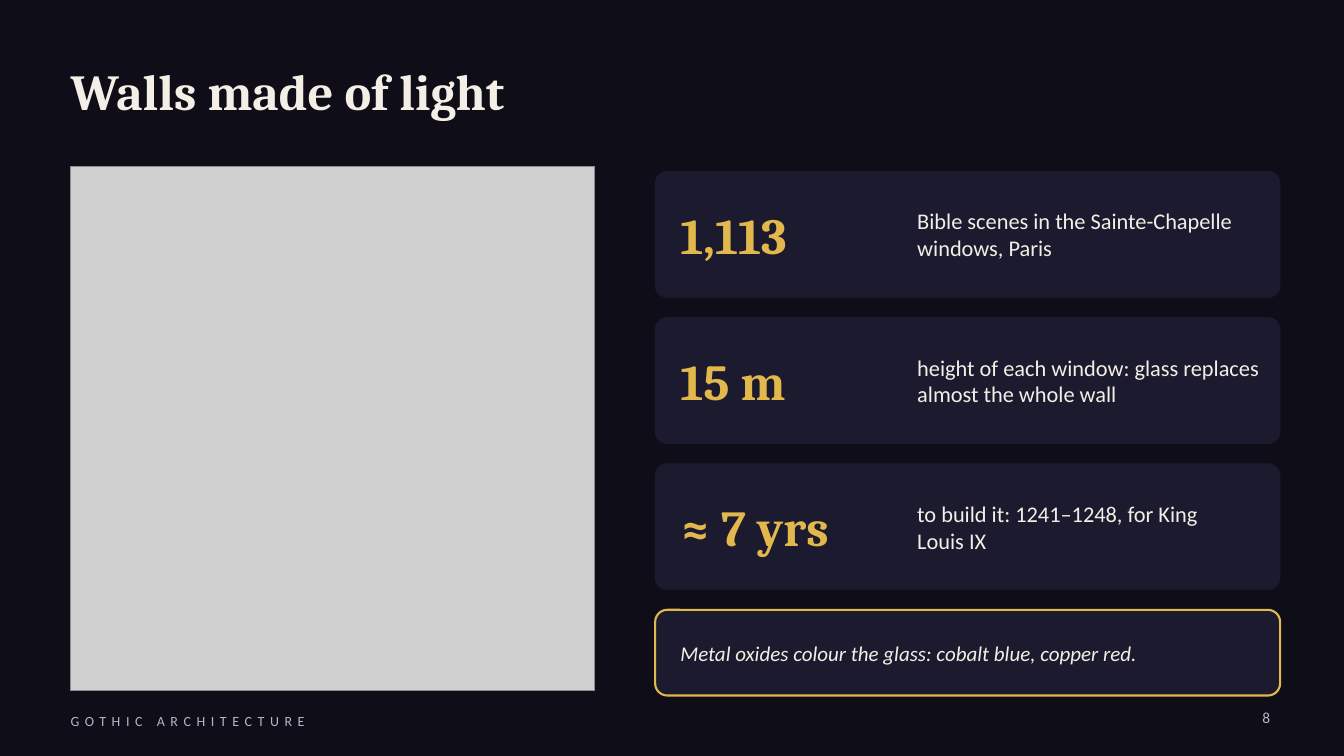
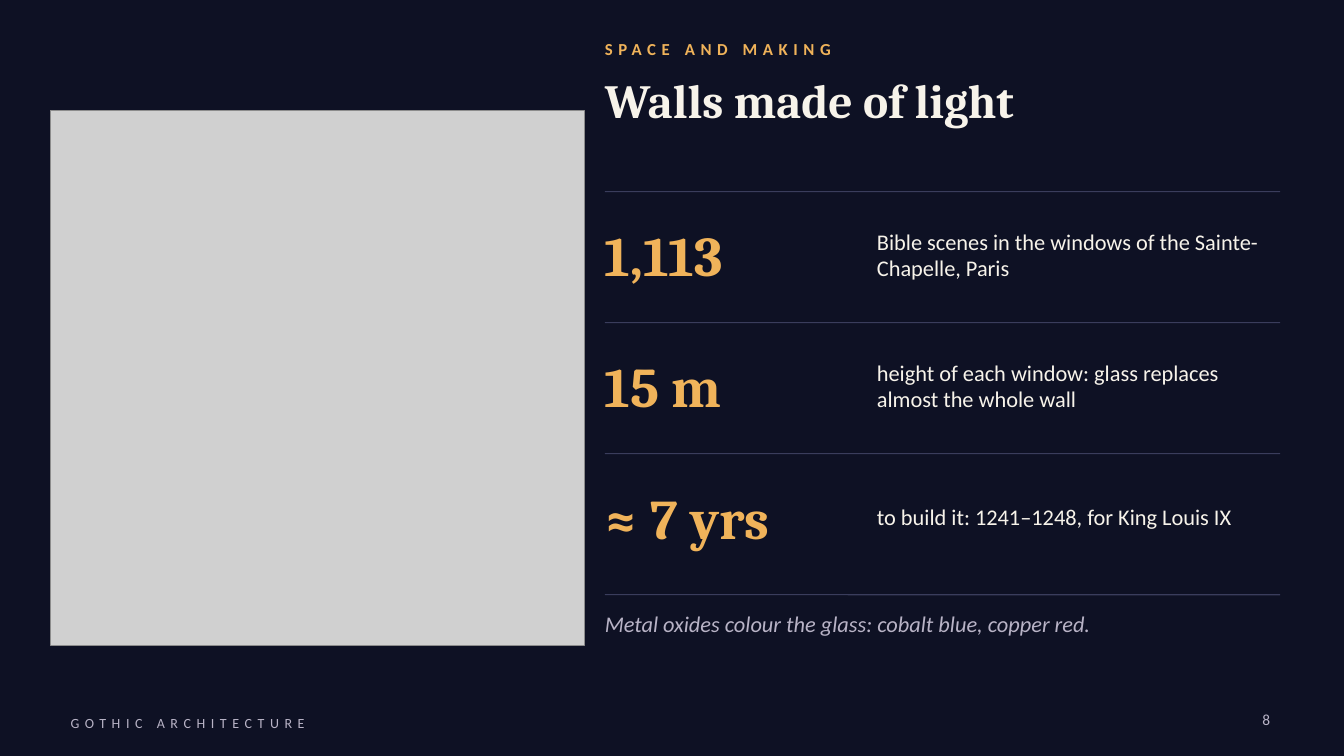
Before and after one commit to RostomKaroui/Claude, a slide deck: slide 8 of gothic-architecture/Gothic_Architecture.pptx. Drawn at 1344x756 pixels with LibreOffice and Linux fonts; fonts in the diff are those of the drawing; grey boxes stand for pictures; background and template pictures are left out. Boxes give left, top, right and bottom in pixels: in the first picture for what was removed or moved away, otherwise in the second. Text is boxed around its words. In the diff, an @@ line names an element or a change of style, - is before the commit and + after.

```diff
--- a/gothic-architecture/Gothic_Architecture.pptx
+++ b/gothic-architecture/Gothic_Architecture.pptx
@@ background picture (left out) to #0E1124 @@
@@ text added at (605, 44, 831, 55), 12 pt, text #F0B35A, bold @@
+SPACE AND MAKING
@@ title "Walls made of light": place and size @@
-title "Walls made of light" at (71, 74, 504, 121)
+title "Walls made of light" at (605, 84, 1014, 128)
@@ title "Walls made of light" at (605, 84, 1014, 128): size 36 to 34 pt, text colour #F3EFE6 to #F7F3EA; vertical alignment middle to top @@
@@ picture: place and size @@
-picture at (71, 166, 595, 691)
+picture at (50, 111, 585, 645)
@@ rounded rectangle removed at (655, 171, 1280, 297) @@
@@ size 36 to 40 pt, text colour #E2B84D to #F0B35A in 3 elements at (605, 369, 722, 408), (650, 501, 769, 551), (605, 238, 723, 284) @@
@@ text "1,113": place and size @@
-text "1,113" at (680, 220, 786, 261)
+text "1,113" at (605, 238, 723, 284)
@@ line added from (605, 192) to (1280, 192), #3A3D5C 0.75 pt @@
@@ text at (877, 234, 1258, 280): text changed; text colour #F3EFE6 to #F7F3EA @@
-Bible scenes in the Sainte-Chapelle windows, Paris
+Bible scenes in the windows of the Sainte-Chapelle, Paris
@@ line added from (605, 323) to (1280, 323), #3A3D5C 0.75 pt @@
@@ rounded rectangle removed at (655, 318, 1280, 444) @@
@@ text "15 m": place and size @@
-text "15 m" at (680, 366, 786, 401)
+text "15 m" at (605, 369, 722, 408)
@@ text "height of each window: glass ...": place and size @@
-text "height of each window: glass ..." at (917, 360, 1258, 402)
+text "height of each window: glass ..." at (877, 365, 1218, 407)
@@ text "height of each window: glass ..." at (877, 365, 1218, 407): text colour #F3EFE6 to #F7F3EA @@
@@ text "≈ 7 yrs": place and size @@
-text "≈ 7 yrs" at (721, 512, 828, 557)
+text "≈ 7 yrs" at (650, 501, 769, 551)
@@ line added from (605, 454) to (1280, 454), #3A3D5C 0.75 pt @@
@@ rounded rectangle removed at (655, 464, 1280, 590) @@
@@ text "to build it: 1241–1248, for ..." at (877, 509, 1231, 529): text colour #F3EFE6 to #F7F3EA @@
@@ text "to build it: 1241–1248, for ...": place and size @@
-text "to build it: 1241–1248, for ..." at (917, 506, 1197, 549)
+text "to build it: 1241–1248, for ..." at (877, 509, 1231, 529)
@@ line added from (605, 595) to (1280, 595), #3A3D5C 0.75 pt @@
@@ text "Metal oxides colour the glass: ...": place and size @@
-text "Metal oxides colour the glass: ..." at (680, 646, 1136, 665)
+text "Metal oxides colour the glass: ..." at (605, 616, 1090, 636)
@@ text "Metal oxides colour the glass: ..." at (605, 616, 1090, 636): size 15 to 16 pt, text colour #F3EFE6 to #B8B3C6; vertical alignment middle to top @@
@@ rounded rectangle removed at (655, 610, 1280, 696) @@
@@ text "GOTHIC ARCHITECTURE" at (71, 719, 143, 728): text colour #B9B3C8 to #B8B3C6 @@
@@ page number at (1262, 714, 1270, 725): text colour #B9B3C8 to #B8B3C6 @@
```
Also in this commit, not shown: 13 other slides changed, 2 other files.
